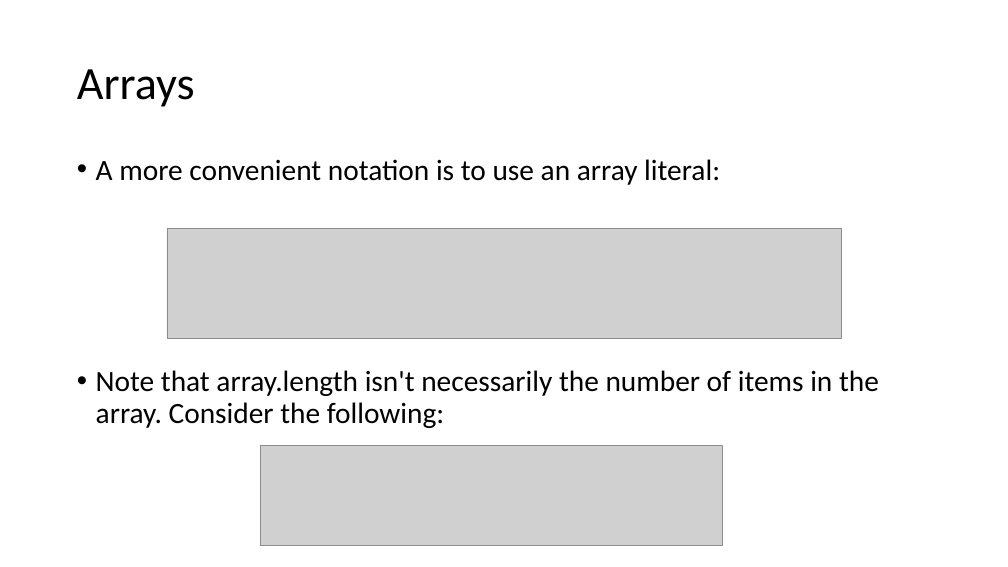
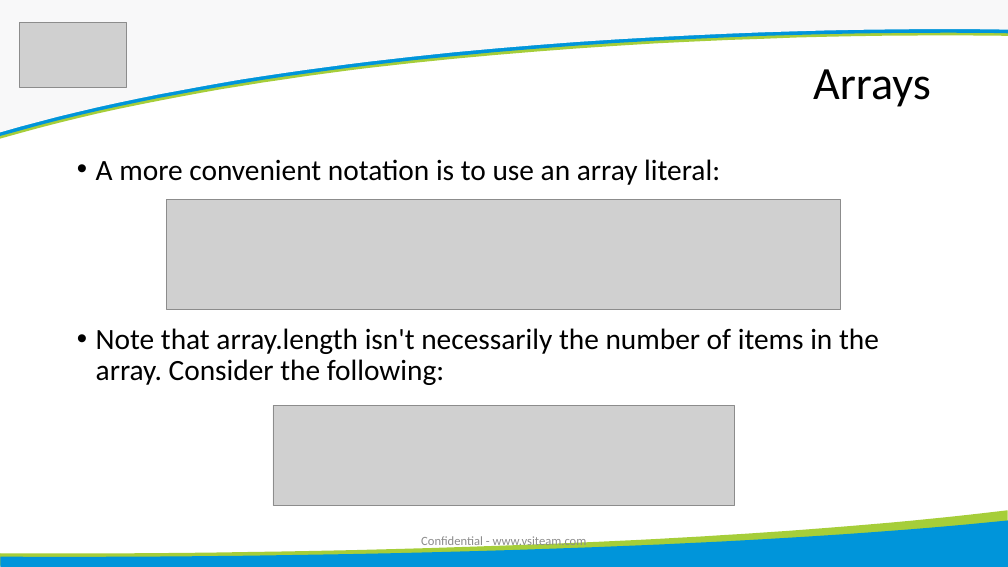
Before and after one commit to jarneygm/JavaScriptBootcamp, a slide deck: slide 24 of content/Introduction to JavaScript.pptx (slide 23 before the commit). Drawn at 1008x567 pixels with LibreOffice and Linux fonts; fonts in the diff are those of the drawing; grey boxes stand for pictures. Boxes give left, top, right and bottom in pixels: in the first picture for what was removed or moved away, otherwise in the second. Text is boxed around its words. In the diff, an @@ line names an element or a change of style, - is before the commit and + after.

```diff
--- a/content/Introduction to JavaScript.pptx
+++ b/content/Introduction to JavaScript.pptx
@@ freeform shape added at [0, 6, 1008, 138], fill #A6CE39 @@
@@ freeform shape added at [0, 4, 1008, 136], fill #0095DA @@
@@ freeform shape added at [0, 0, 1008, 132], fill #F8F8F9 @@
@@ picture added at [20, 22, 127, 87] @@
@@ title "Arrays" at [813, 69, 931, 107]: alignment left to right @@
@@ text "A more convenient notation is ..." rewrapped from [96, 159, 879, 428] to [96, 159, 879, 385] @@
@@ picture: place and size @@
-picture at [167, 229, 842, 339]
+picture at [167, 200, 842, 309]
@@ picture: place and size @@
-picture at [261, 445, 723, 546]
+picture at [273, 405, 735, 506]
@@ freeform shape added at [0, 510, 1008, 566], fill #A6CE39 @@
@@ freeform shape added at [0, 521, 1008, 567], fill #0095DA @@
@@ text added at [421, 535, 587, 549], 12 pt, text #8C8C8C @@
+Confidential - www.vsiteam.com
```
Also in this commit, not shown: 21 other slides changed, 3 slides added, 2 slides removed.
